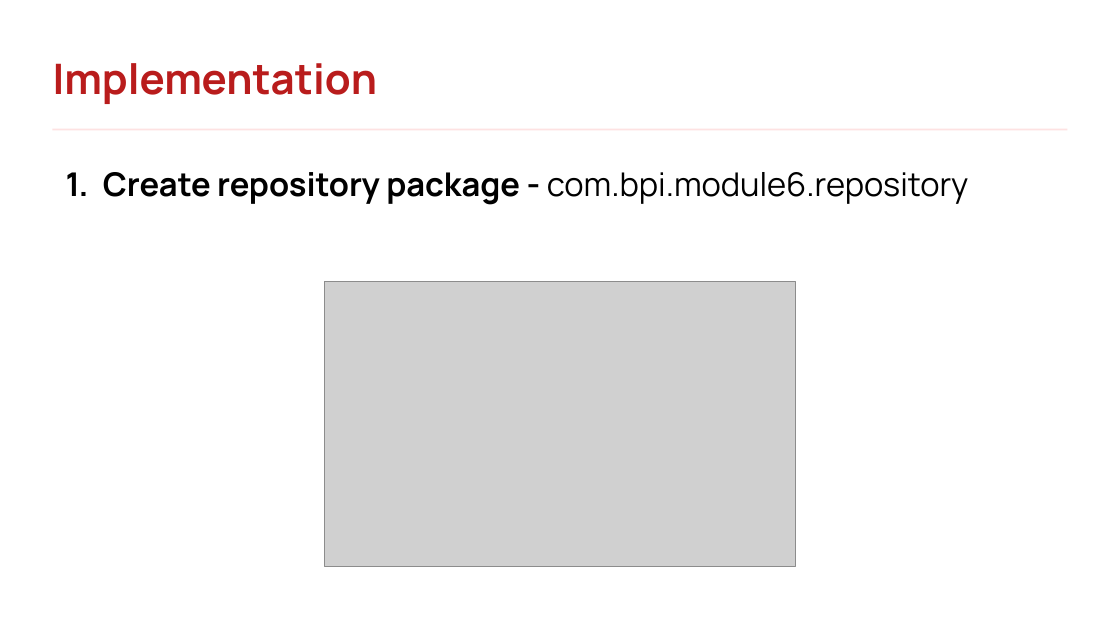
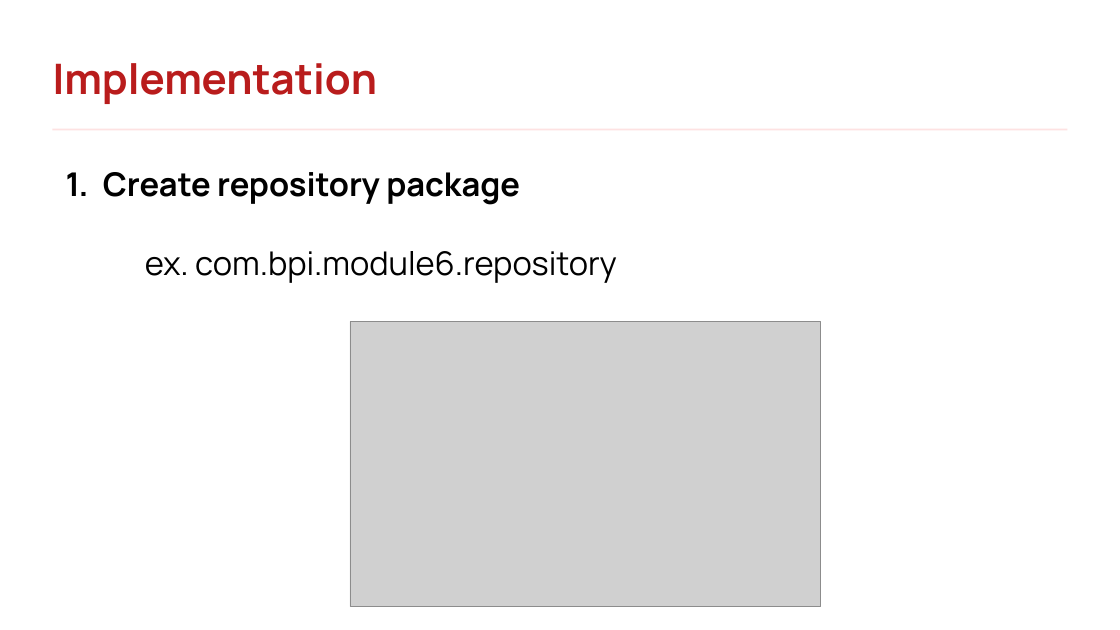
Before and after one commit to rlimosenero/rey-limosenero_java101, a slide deck: slide 158 of Java Persistence & Hibernate.pptx. Drawn at 1120x630 pixels with LibreOffice and Linux fonts; fonts in the diff are those of the drawing; grey boxes stand for pictures; background and template pictures are left out. Boxes give left, top, right and bottom in pixels: in the first picture for what was removed or moved away, otherwise in the second. Text is boxed around its words. In the diff, an @@ line names an element or a change of style, - is before the commit and + after.

```diff
--- a/Java Persistence & Hibernate.pptx
+++ b/Java Persistence & Hibernate.pptx
@@ text at [103, 172, 617, 283]: text changed @@
-1. Create repository package - com.bpi.module6.repository
+1. Create repository package
+ex. com.bpi.module6.repository
@@ picture: place and size @@
-picture at [324, 281, 796, 566]
+picture at [350, 322, 822, 607]
```
Also in this commit, not shown: 3 other slides changed.
